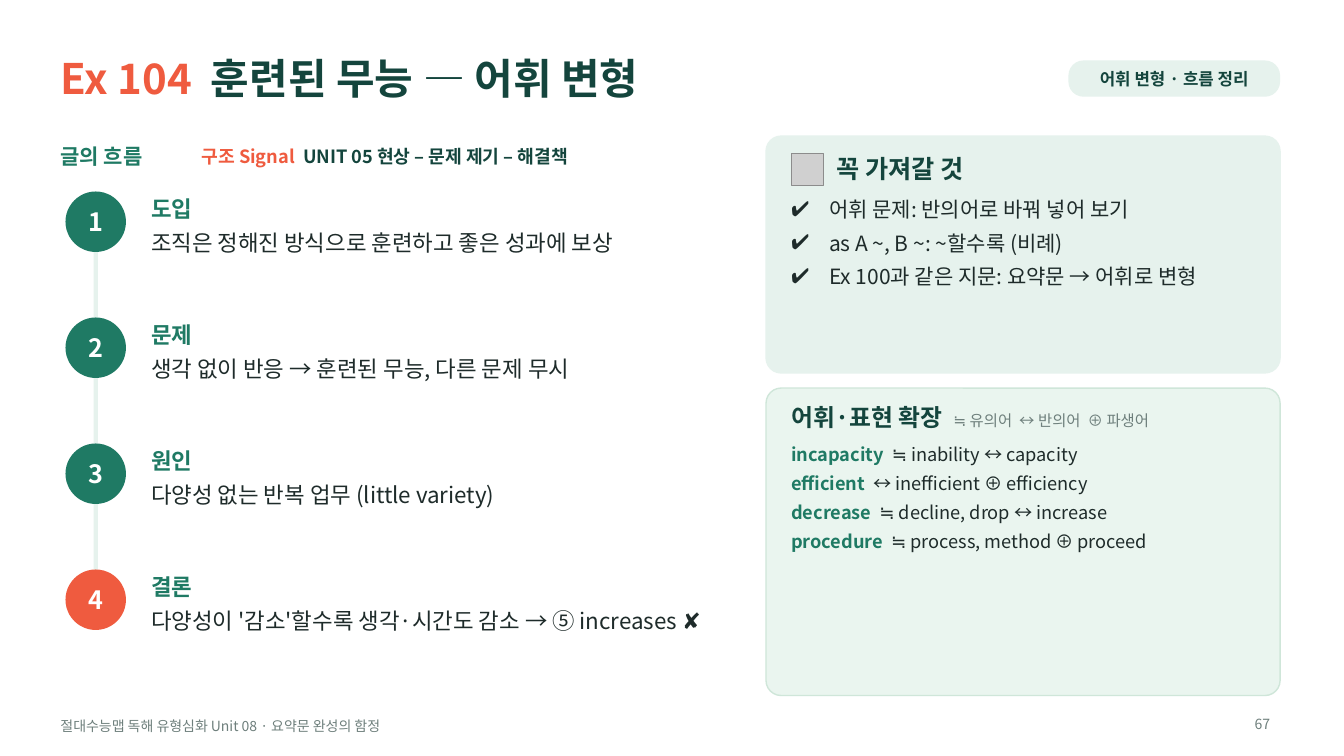
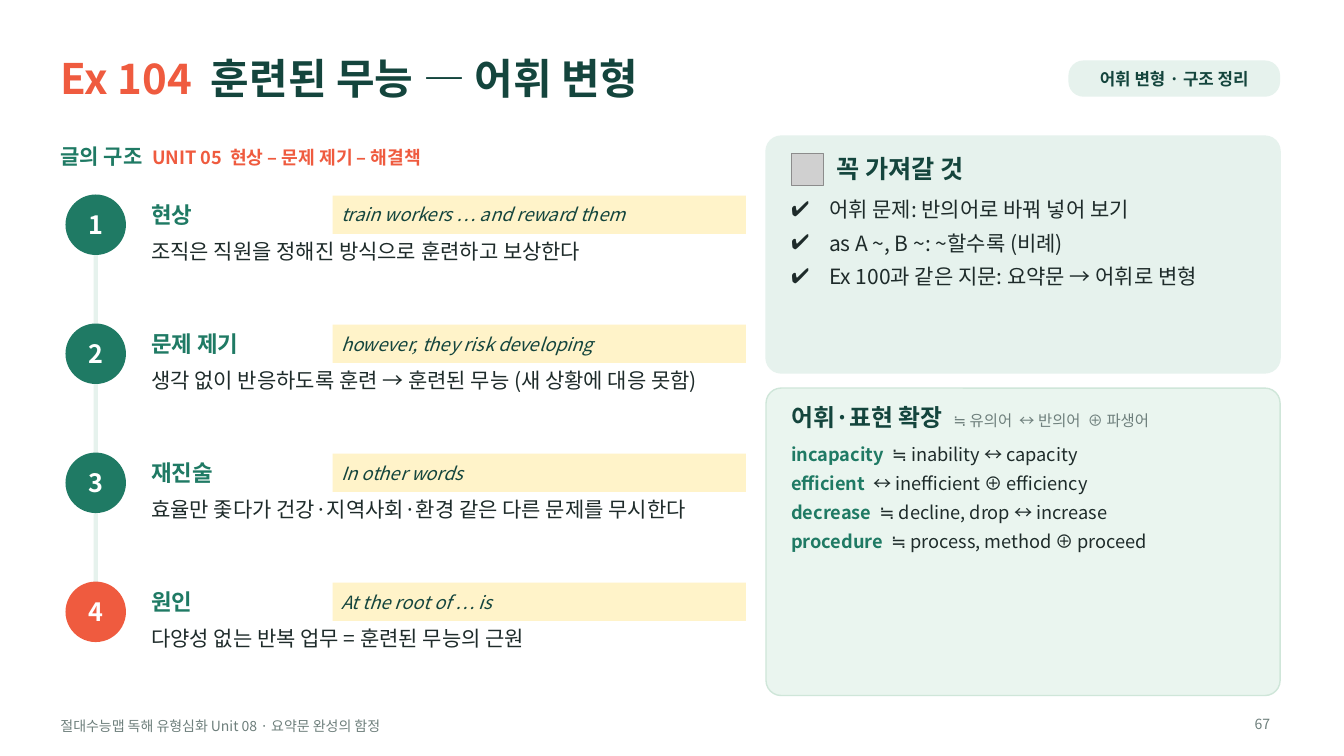
Before and after one commit to HUFSDavid/HUFSDavid, a slide deck: slide 67 of 절대수능맵_독해유형심화_Unit08_수업PPT.pptx. Drawn at 1344x756 pixels with LibreOffice and Linux fonts; fonts in the diff are those of the drawing; grey boxes stand for pictures. Boxes give left, top, right and bottom in pixels: in the first picture for what was removed or moved away, otherwise in the second. Text is boxed around its words. In the diff, an @@ line names an element or a change of style, - is before the commit and + after.

```diff
--- a/절대수능맵_독해유형심화_Unit08_수업PPT.pptx
+++ b/절대수능맵_독해유형심화_Unit08_수업PPT.pptx
@@ text in rounded rectangle at [1100,71,1249,87]: text changed @@
-어휘 변형 · 흐름 정리
+어휘 변형 · 구조 정리
@@ text at [60,146,421,166]: text changed; text colour #14453D to #EF5B3F @@
-구조 Signal UNIT 05 현상 – 문제 제기 – 해결책
+글의 구조 UNIT 05 현상 – 문제 제기 – 해결책
@@ text removed at [60,146,143,166] @@
-글의 흐름
@@ text removed at [151,198,192,219] @@
-도입
@@ text added at [151,204,192,225], 16 pt, text #1F7A64, bold @@
+현상
@@ rectangle added at [333,196,746,234], fill #FFF3C9, 13 pt, text #14453D, italic @@
+train workers … and reward them
@@ line moved from (96, 222) - (96, 600) to (96, 227) - (96, 614) @@
@@ text at [151,241,580,261]: text changed; size 16 to 15 pt @@
-조직은 정해진 방식으로 훈련하고 좋은 성과에 보상
+조직은 직원을 정해진 방식으로 훈련하고 보상한다
@@ ellipse "2": place and size @@
-ellipse "2" at [66,318,126,378]
+ellipse "2" at [66,324,126,384]
@@ rectangle added at [333,325,746,363], fill #FFF3C9, 13 pt, text #14453D, italic @@
+however, they risk developing
@@ text at [151,333,238,354]: text changed @@
-문제
+문제 제기
@@ text at [151,370,697,392]: text changed; size 16 to 15 pt @@
-생각 없이 반응 → 훈련된 무능, 다른 문제 무시
+생각 없이 반응하도록 훈련 → 훈련된 무능 (새 상황에 대응 못함)
@@ ellipse "3": place and size @@
-ellipse "3" at [66,444,126,504]
+ellipse "3" at [66,453,126,513]
@@ text added at [151,462,213,483], 16 pt, text #1F7A64, bold @@
+재진술
@@ rectangle added at [333,454,746,492], fill #FFF3C9, 13 pt, text #14453D, italic @@
+In other words
@@ text added at [151,499,686,519], 15 pt, text #1E2B2A @@
+효율만 좇다가 건강·지역사회·환경 같은 다른 문제를 무시한다
@@ ellipse "4": place and size @@
-ellipse "4" at [66,570,126,630]
+ellipse "4" at [66,582,126,642]
@@ text "원인": place and size @@
-text "원인" at [151,450,192,471]
+text "원인" at [151,591,192,612]
@@ text removed at [151,576,192,597] @@
-결론
@@ rectangle added at [333,583,746,621], fill #FFF3C9, 13 pt, text #14453D, italic @@
+At the root of … is
@@ text at [151,628,525,648]: text changed; size 16 to 15 pt @@
-다양성 없는 반복 업무 (little variety)
+다양성 없는 반복 업무 = 훈련된 무능의 근원
@@ text removed at [151,610,677,631] @@
-다양성이 '감소'할수록 생각·시간도 감소 → ⑤ increases ✘
```
Also in this commit, not shown: 13 other slides changed, 5 other files.
